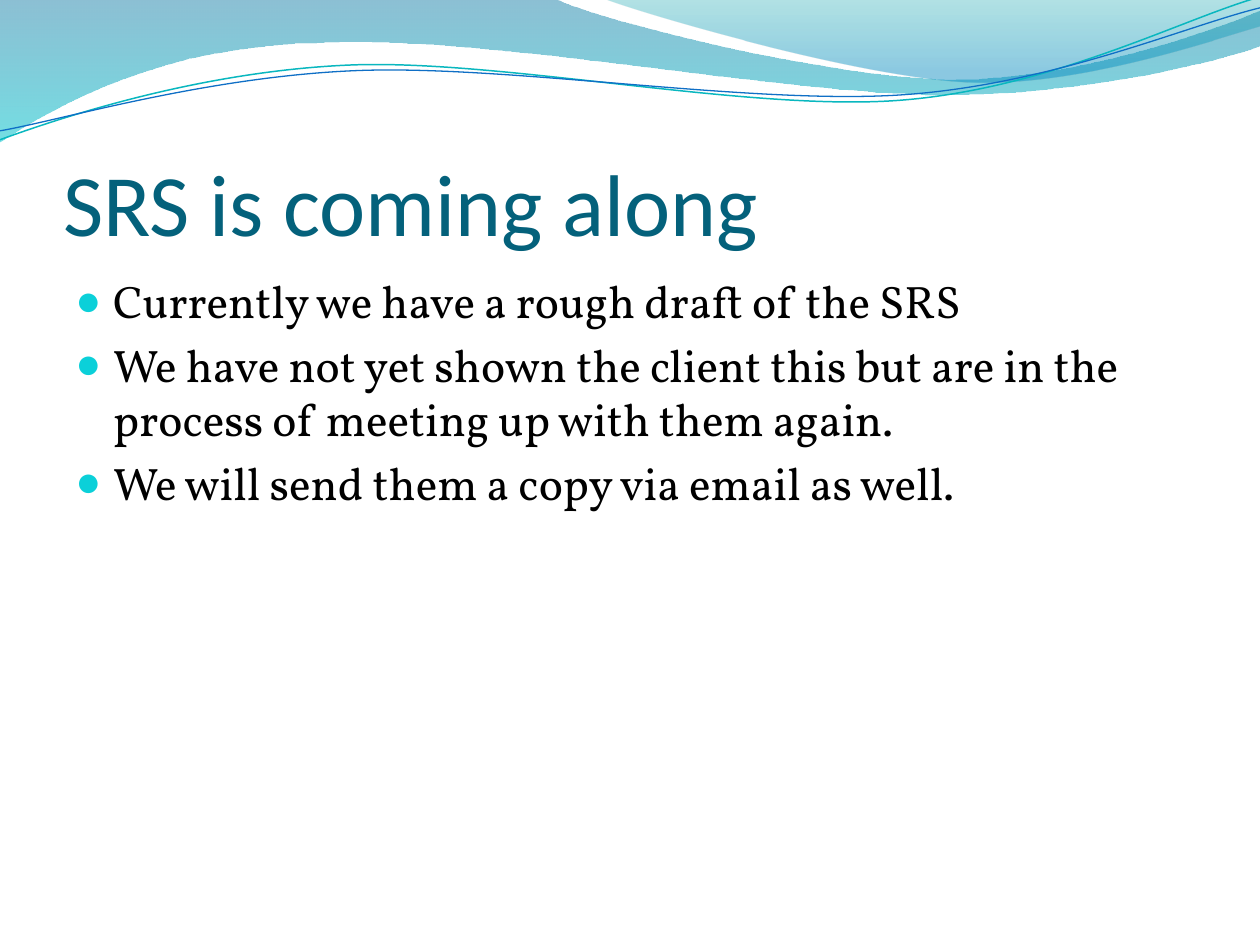
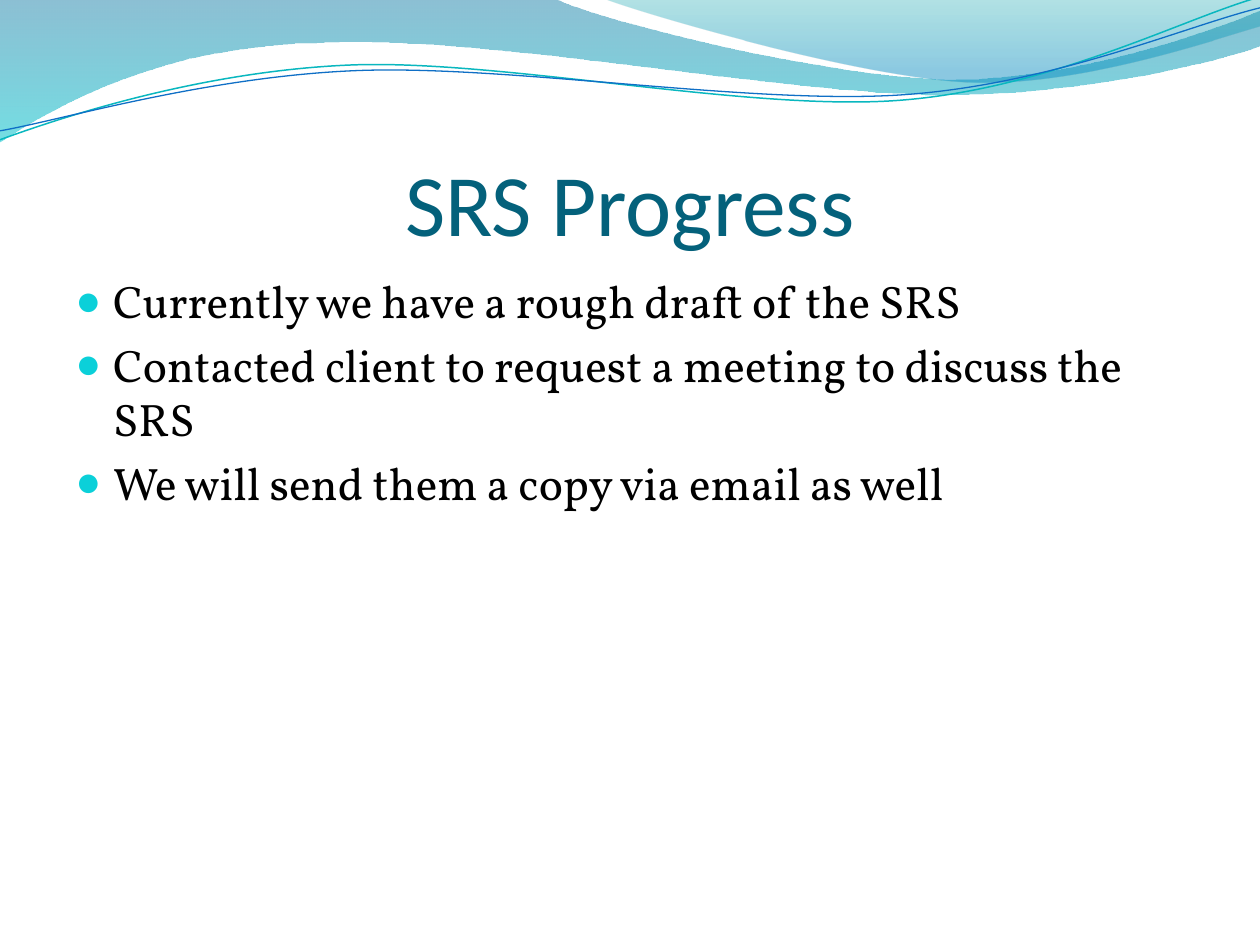
Before and after one commit to ameindygogirl/FishSeniorProject, a slide deck: slide 6 of Briefing2.pptx (slide 4 before the commit). Drawn at 1260x945 pixels with LibreOffice and Linux fonts; fonts in the diff are those of the drawing; background and template pictures are left out. Boxes give left, top, right and bottom in pixels: in the first picture for what was removed or moved away, otherwise in the second. Text is boxed around its words. In the diff, an @@ line names an element or a change of style, - is before the commit and + after.

```diff
--- a/Briefing2.pptx
+++ b/Briefing2.pptx
@@ title at (405,179,855,251): text changed @@
-SRS is coming along
+SRS Progress
@@ text at (113,349,1122,512): text changed @@
-● We have not yet shown the client this but are in the process of meeting up with them again.
-● We will send them a copy via email as well.
+● Contacted client to request a meeting to discuss the SRS
+● We will send them a copy via email as well
```
Also in this commit, not shown: 2 other slides changed, 2 slides added.
